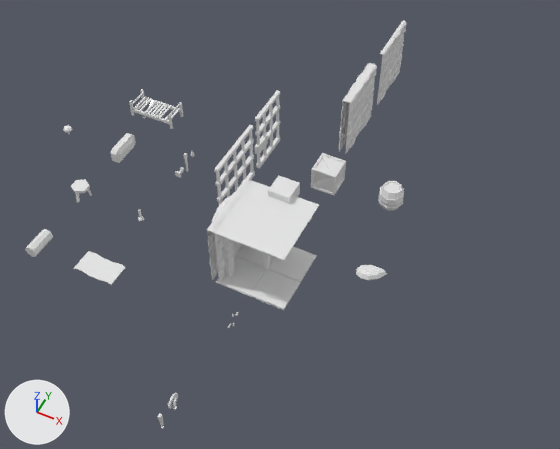
The FBX model GoblinKing/Assets/GoblinKing/Models/assets.fbx: old version first, new version second.
Before and after are seen from a camera (50 mm lens) standing at (3.06, -6.73, 8.13) and looking at (-0.3, 0.0, -0.27). Lighting does not change. The marker at lower left points along +X, +Y and +Z.

Before the edit, the objects in view are built like this:
```python
me_celldoor1 = bpy.data.meshes.new('CellDoor1')
me_celldoor1.from_pydata(...)  # 96 vertices, 53 faces; spans x -0.034..0.033, y -0.375..0.347, z 0.0..0.962
me_celldoor1.materials.append(mat_previewmaterial)  # white #e7e7e7
me_doorframe1_001 = bpy.data.meshes.new('DoorFrame1.001')
me_doorframe1_001.from_pydata(...)  # 294 vertices, 292 faces; spans x -0.144..0.144, y -0.369..0.369, z 0.0..0.963
me_doorframe1_001.materials.append(mat_previewmaterial)  # white #e7e7e7
me_stonetileground1 = bpy.data.meshes.new('StoneTileGround1')
me_stonetileground1.from_pydata(...)  # 36 vertices, 21 faces; spans x -0.502..0.502, y -0.5..0.502, z -0.025..0.012
me_stonetileground1.materials.append(mat_previewmaterial)  # white #e7e7e7
ob_celldoor1 = bpy.data.objects.new('CellDoor1', me_celldoor1)
ob_celldoor1.location = (-1.0, 1.0, 0.0)
ob_doorframe1 = bpy.data.objects.new('DoorFrame1', me_doorframe1_001)
ob_doorframe1.location = (-0.5, -1.0, 0.0)
ob_stonetileground1 = bpy.data.objects.new('StoneTileGround1', me_stonetileground1)
ob_stonetileground1.location = (0.0, -1.0, 0.0)
# also in view: 'CellWall1' at (-1.0, 0.0, 0.48); 'WoodenCrate' at (0.0, 1.0, 0.0); 'BrickWallOnesided1' at (0.04, 3.3, 0.5); 'Bedroll2' at (-2.0, -1.99, 0.01); 'Bed1' at (-3.0, 1.0, 0.14)
```
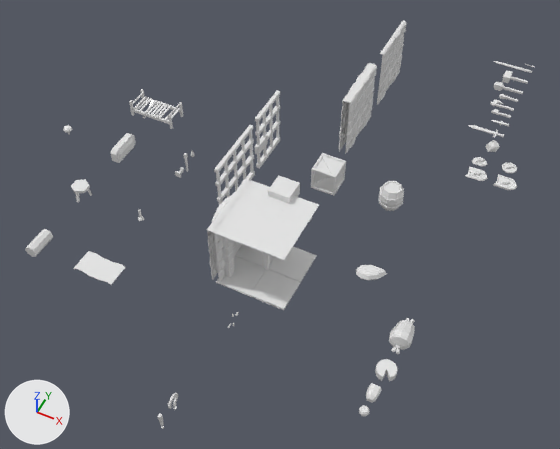
Diff of the bpy script that builds the scene:
```diff
--- a/GoblinKing/Assets/GoblinKing/Models/assets.fbx.py
+++ b/GoblinKing/Assets/GoblinKing/Models/assets.fbx.py
@@ ob_rock1 @@
+ob_rock1 = bpy.data.objects.new('Rock1', me_rock1)  # 17 vertices, 28 faces; spans x -0.11..0.097, y -0.092..0.101, z -0.049..0.122; in mat_previewmaterial (white #e7e7e7)
+ob_rock1.location = (2.02, 2.65, 0.0)
@@ ob_hammer @@
+ob_hammer = bpy.data.objects.new('Hammer', me_hammer)  # 24 vertices, 20 faces; spans x -0.334..0.091, y -0.097..0.098, z -0.054..0.053; in mat_previewmaterial (white #e7e7e7)
+ob_hammer.location = (2.0, 4.5, 0.0)
@@ ob_longsword @@
+ob_longsword = bpy.data.objects.new('LongSword', me_longsword)  # 55 vertices, 50 faces; spans x -0.485..0.106, y -0.091..0.091, z -0.016..0.016; in mat_previewmaterial (white #e7e7e7)
+ob_longsword.location = (2.0, 3.0, 0.0)
@@ ob_cheese @@
+ob_cheese = bpy.data.objects.new('Cheese', me_cheese_001)  # 90 vertices, 104 faces; spans x -0.128..0.128, y -0.13..0.13, z -0.052..0.052; in mat_previewmaterial (white #e7e7e7)
+ob_cheese.location = (2.0, -1.75, 0.0)
@@ ob_stoneaxe @@
+ob_stoneaxe = bpy.data.objects.new('StoneAxe', me_stoneaxe)  # 53 vertices, 54 faces; spans x -0.24..0.076, y -0.018..0.095, z -0.02..0.019; in mat_previewmaterial (white #e7e7e7)
+ob_stoneaxe.location = (2.0, 3.49, 0.0)
@@ ob_club @@
+ob_club = bpy.data.objects.new('Club', me_club)  # 28 vertices, 26 faces; spans x -0.24..0.076, y -0.025..0.038, z -0.028..0.028; in mat_previewmaterial (white #e7e7e7)
+ob_club.location = (2.0, 3.94, 0.0)
@@ ob_dagger @@
+ob_dagger = bpy.data.objects.new('Dagger', me_dagger)  # 39 vertices, 34 faces; spans x -0.189..0.106, y -0.036..0.036, z -0.016..0.016; in mat_previewmaterial (white #e7e7e7)
+ob_dagger.location = (2.0, 3.29, 0.0)
@@ ob_ironshield @@
+ob_ironshield = bpy.data.objects.new('IronShield', me_ironshield)  # 68 vertices, 62 faces; spans x -0.115..0.207, y -0.115..0.115, z -0.033..0.032; in mat_previewmaterial (white #e7e7e7)
+ob_ironshield.location = (2.37, 2.0, 0.0)
@@ ob_apple @@
+ob_apple = bpy.data.objects.new('Apple', me_apple)  # 70 vertices, 74 faces; spans x -0.0642..0.0642, y -0.0642..0.0642, z -0.0632..0.0642; in mat_previewmaterial (white #e7e7e7)
+ob_apple.location = (1.97, -2.37, 0.0)
@@ ob_woodenshield @@
+ob_woodenshield = bpy.data.objects.new('WoodenShield', me_woodenshield)  # 60 vertices, 48 faces; spans x -0.115..0.207, y -0.115..0.116, z -0.035..0.032; in mat_previewmaterial (white #e7e7e7)
+ob_woodenshield.location = (1.94, 2.0, 0.0)
@@ ob_ironshieldsmall @@
+ob_ironshieldsmall = bpy.data.objects.new('IronShieldSmall', me_ironshieldsmall)  # 68 vertices, 58 faces; spans x -0.114..0.114, y -0.114..0.114, z -0.025..0.032; in mat_previewmaterial (white #e7e7e7)
+ob_ironshieldsmall.location = (2.37, 2.34, 0.0)
@@ ob_mace @@
+ob_mace = bpy.data.objects.new('Mace', me_mace)  # 28 vertices, 26 faces; spans x -0.4..0.091, y -0.048..0.049, z -0.049..0.048; in mat_previewmaterial (white #e7e7e7)
+ob_mace.location = (2.0, 4.18, 0.0)
@@ ob_woodenshieldsmall @@
+ob_woodenshieldsmall = bpy.data.objects.new('WoodenShieldSmall', me_woodenshieldsmall)  # 60 vertices, 48 faces; spans x -0.12..0.121, y -0.09..0.09, z -0.033..0.03; in mat_previewmaterial (white #e7e7e7)
+ob_woodenshieldsmall.location = (1.94, 2.29, 0.0)
@@ ob_axe @@
+ob_axe = bpy.data.objects.new('Axe', me_axe)  # 60 vertices, 57 faces; spans x -0.313..0.076, y -0.033..0.13, z -0.017..0.017; in mat_previewmaterial (white #e7e7e7)
+ob_axe.location = (2.0, 3.69, 0.0)
@@ ob_spear @@
+ob_spear = bpy.data.objects.new('Spear', me_spear)  # 27 vertices, 25 faces; spans x -0.583..0.082, y -0.029..0.027, z -0.015..0.015; in mat_previewmaterial (white #e7e7e7)
+ob_spear.location = (2.0, 4.81, 0.0)
@@ ob_meat @@
+ob_meat = bpy.data.objects.new('Meat', me_meat)  # 146 vertices, 136 faces; spans x -0.146..0.138, y -0.285..0.285, z -0.105..0.196; in mat_previewmaterial (white #e7e7e7)
+ob_meat.location = (2.0, -1.19, 0.0)
@@ ob_bread @@
+ob_bread = bpy.data.objects.new('Bread', me_bread)  # 36 vertices, 36 faces; spans x -0.077..0.077, y -0.102..0.08, z -0.054..0.066; in mat_previewmaterial (white #e7e7e7)
+ob_bread.location = (1.97, -2.1, 0.0)
```

Changed parts and their boxes [x1, y1, x2, y2] in the pictures (560 x 449 px):
'Meat', added
    after: [389, 318, 415, 354]
'Cheese', added
    after: [375, 359, 398, 382]
'IronShield', added
    after: [493, 174, 517, 190]
'Bread', added
    after: [366, 383, 381, 403]
'WoodenShield', added
    after: [465, 167, 488, 181]
'Hammer', added
    after: [502, 70, 528, 84]
'Mace', added
    after: [493, 82, 523, 94]
'IronShieldSmall', added
    after: [502, 162, 517, 173]
'LongSword', added
    after: [468, 125, 504, 138]
'Rock1', added
    after: [486, 140, 500, 152]
'WoodenShieldSmall', added
    after: [472, 157, 488, 166]
'Spear', added
    after: [494, 61, 532, 73]
'Axe', added
    after: [490, 99, 514, 111]
'Apple', added
    after: [359, 405, 369, 416]
'StoneAxe', added
    after: [491, 109, 511, 118]
'Club', added
    after: [499, 94, 518, 102]
'Dagger', added
    after: [492, 120, 509, 127]
